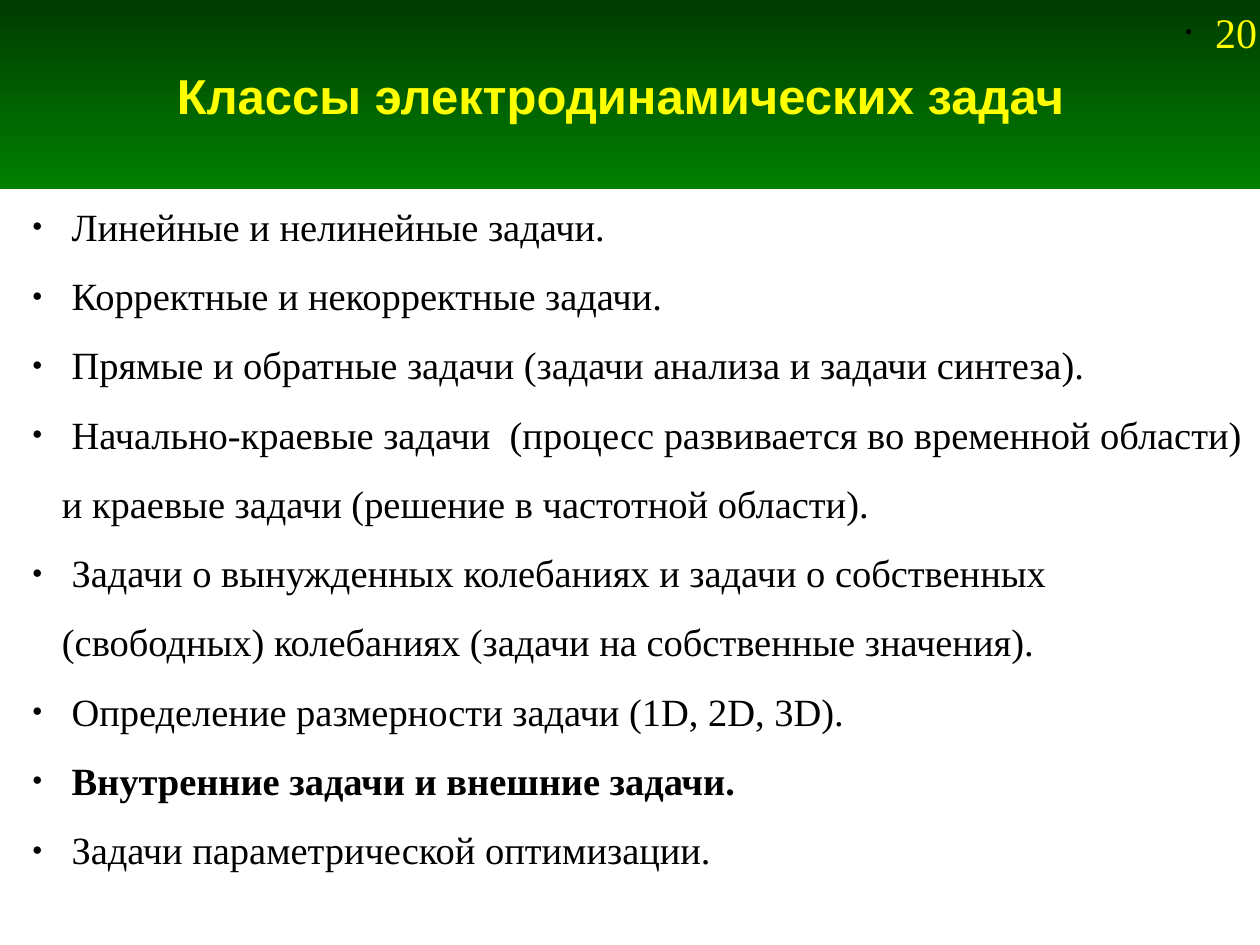
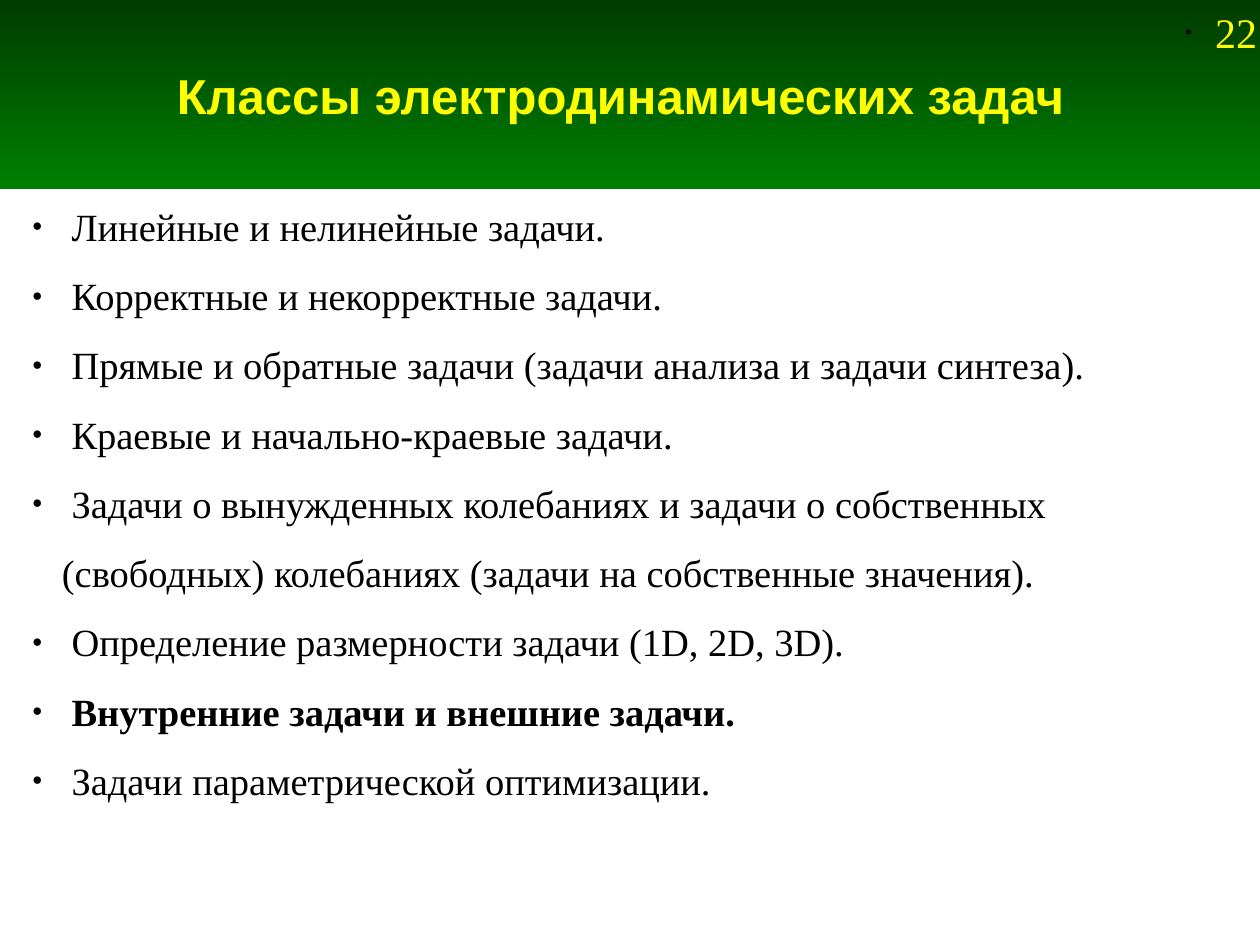
Before and after one commit to andris0147sv/modelling, a slide deck: slide 22 of presentations/1. Problem Statement.odp (slide 20 before the commit). Drawn at 1260x945 pixels with LibreOffice and Linux fonts; fonts in the diff are those of the drawing. Boxes give left, top, right and bottom in pixels: in the first picture for what was removed or moved away, otherwise in the second. Text is boxed around its words. In the diff, an @@ line names an element or a change of style, - is before the commit and + after.

Commit message:
Дополнение в презентации про постановку задачи

```diff
--- a/presentations/1. Problem Statement.odp
+++ b/presentations/1. Problem Statement.odp
@@ page number at [1215,20,1257,48]: text changed @@
-• 20
+• 22
@@ text at [72,423,673,457]: text changed @@
-● Начально-краевые задачи (процесс развивается во временной области) и краевые задачи (решение в частотной области).
+● Краевые и начально-краевые задачи.
```
Also in this commit, not shown: 10 other slides changed, 2 slides added.
